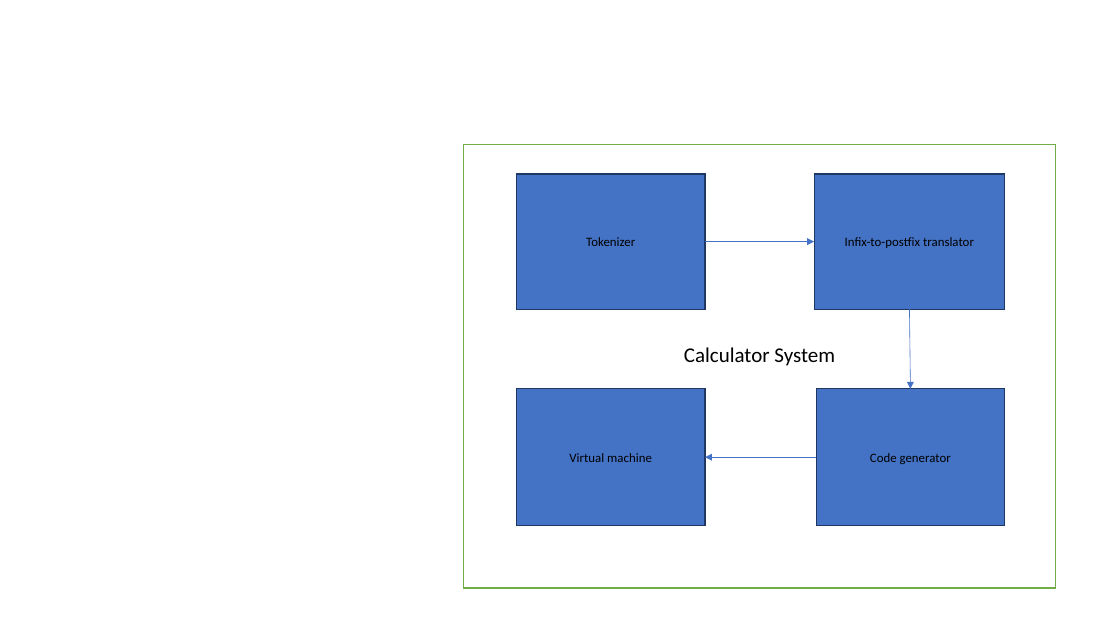
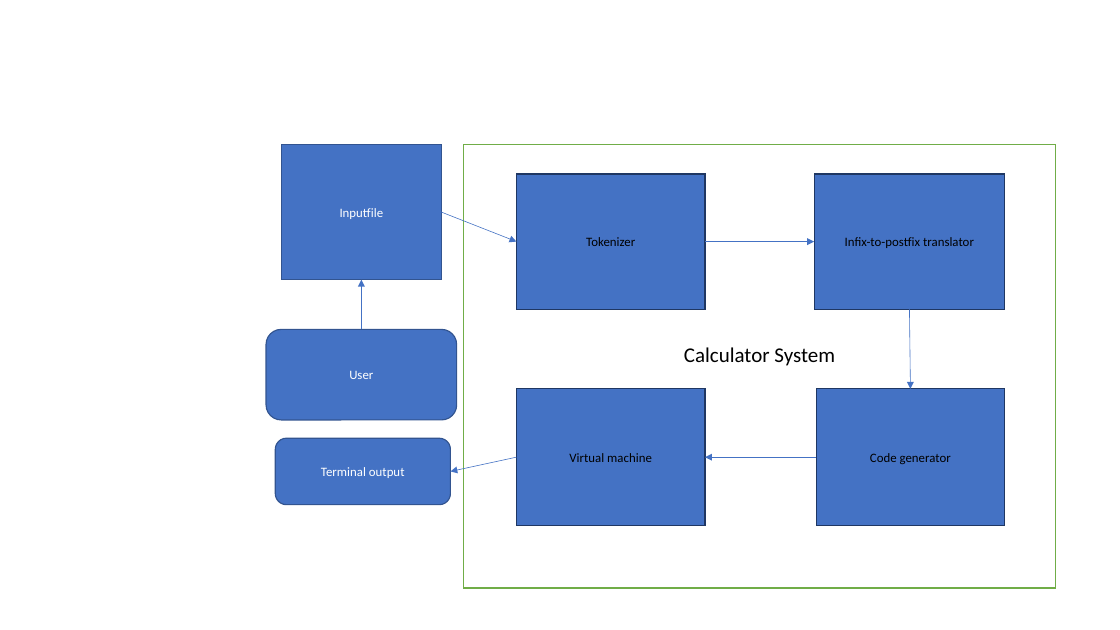
Before and after one commit to MaxFeussner/Software_Engineering, a slide deck: slide 3 of System.pptx. Drawn at 1120x630 pixels with LibreOffice and Linux fonts; fonts in the diff are those of the drawing. Boxes give left, top, right and bottom in pixels: in the first picture for what was removed or moved away, otherwise in the second. Text is boxed around its words. In the diff, an @@ line names an element or a change of style, - is before the commit and + after.

```diff
--- a/System.pptx
+++ b/System.pptx
@@ group added at (266,145,517,505): 3 arrows, 2 rounded rectangles, 1 rectangle @@
+Inputfile
+User
+Terminal output
```
Also in this commit, not shown: 1 slide added, 1 slide removed, 3 other files.
